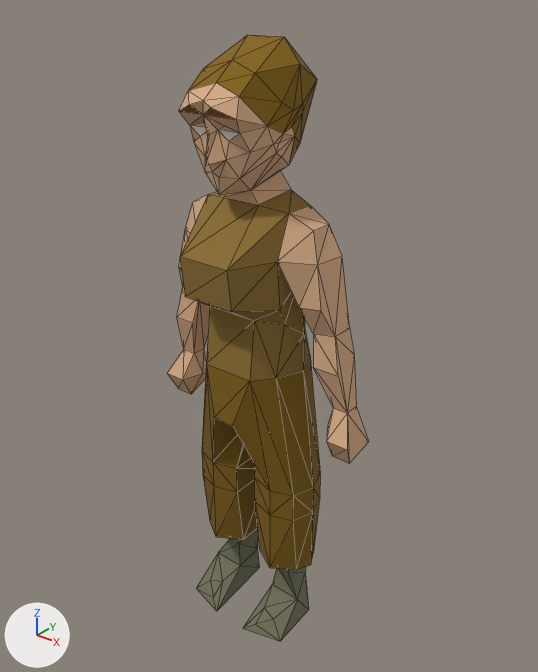
The glTF model public/models/mining-guild.gltf as it was, and as the next commit left it.
One viewpoint serves both versions: a camera (50 mm lens) standing at (107.2, -131.8, 167.7) and looking at (1.1, 0.7, 85.5). Lighting does not change. The marker at lower left points along +X, +Y and +Z. The picture after the commit comes second. Mesh edges are drawn as thin lines. Vertices at exactly the same position are counted once.
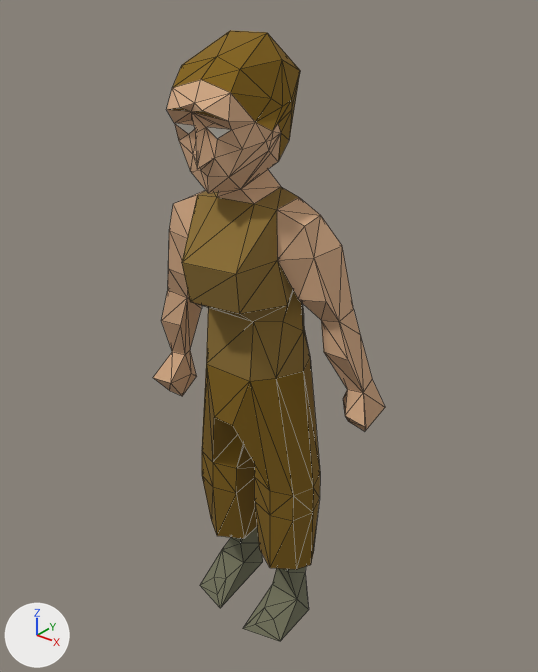
The newer file adds a shape key; the second version is drawn at full value of the shape key 'target_0' of 'Mesh_0', and the change is written as the vertex moves it makes.

Boxes (x1, y1, x2, y2) around the edits, measured in the pictures (538 x 672 px; the box of a moved part takes in the faces that stretch with it):
'Mesh_0', reshaped (15% wider)
    before: (167, 34, 369, 641)
    after: (153, 30, 385, 641)
part 1 of me_mesh_0, moved or reshaped
    before: (167, 34, 369, 464)
    after: (153, 30, 385, 431)
part 2 of me_mesh_0, moved or reshaped
    before: (197, 459, 260, 611)
    after: (200, 459, 263, 608)

What the commit changed:
me_mesh_0 is used by ob_mesh_0; location (0.0, 0.0, 0.0).
me_mesh_0 had 257 vertices, 488 faces and spanned x -30.0..30.0, y -21.0..11.0, z 0.0..156.0.
me_mesh_0 now has 258 vertices, 488 faces and spans x -31.0..30.0, y -24.0..14.0, z 0.0..157.0.
Part 1, on me_mesh_0:
7 faces are deleted.
25 vertices in x -27.0..5.0, y -18.0..-2.0, z 67.0..152.0 move by (0.0, -4.0, 1.0).
12 vertices in x -30.0..11.0, y -6.0..4.0, z 64.0..144.0 move by (-1.0, -4.0, 1.0).
11 vertices in x -21.0..11.0, y -11.0..3.0, z 68.0..150.0 move by (-1.0, -3.0, 1.0).
11 vertices in x -25.0..5.0, y -11.0..3.0, z 87.0..156.0 move by (-1.0, -5.0, 1.0).
9 vertices in x -29.0..11.0, y -15.0..-3.0, z 61.0..138.0 move by (0.0, -3.0, 1.0).
6 vertices in x -14.0..14.0, y -6.0..2.0, z 91.0..94.0 move by (0.0, 0.0, 1.0).
83 vertices move from x -30.0..30.0, y -21.0..9.0, z 61.0..155.0 to x -30.0..30.0, y -24.0..14.0, z 64.0..156.0.
1 vertex is added at (-1.0, -20.0, 140.0).
7 new faces join them.
Part 2, on me_mesh_0:
10 vertices are removed from x -16.0..-6.0, y -13.0..5.0, z 0.0..25.0.
26 faces are deleted.
3 vertices in x -16.0..-3.0, y 4.0..8.0, z 40.0 move by (0.0, 0.0, 1.0).
3 vertices in x -16.0..-3.0, y 2.0..6.0, z 22.0 move by (0.0, 1.0, 1.0).
8 vertices move from x -12.0..-5.0, y -16.0..5.0, z 1.0..24.0 to x -16.0..-5.0, y -14.0..6.0, z 1.0..26.0.
10 vertices are added at x -15.0..-6.0, y -12.0..7.0, z 1.0..26.0.
26 new faces join them.
